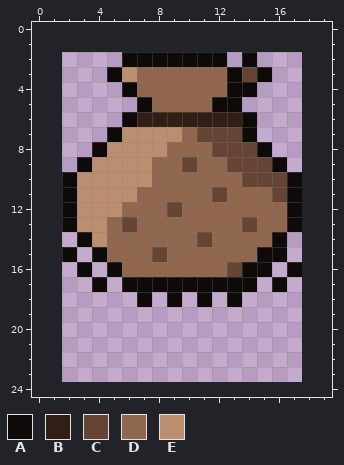
Edited in one commit: pixel-art file (ArtSource/pixel/dungeon27/prop_sack.aseprite). Above is the file before it was changed.
16x22 pixels, 1 frame. The old version is drawn lined up with the new one, on the new canvas.
Palette (. is transparent): A #0e0a0a  B #301f15  C #664434  D #90664e  E #ba8e6e
Pixels before, first column x 2:
 2 ....AAAAAAA.A...
 3 ...AEDDDDDDACA..
 4 ....ADDDDDDAA...
 5 .....ADDDDAA....
 6 ....ABBBBBBBA...
 7 ...AEEEEDCCCA...
 8 ..AEEEEDDDCCCA..
 9 .AEEEEDDCDDCCCA.
10 AEEEEEDDDDDDCCCA
11 AEEEEDDDDDCDDDCA
12 AEEEDDDCDDDDDDDA
13 AEEDCDDDDDDDCDDA
14 .AEDDDDDDCDDDDA.
15 A.ADDDCDDDDDDAA.
16 .A.ADDDDDDDCAA.A
17 ..A.AAAAAAAAA.A.
18 .....A.A.A.A....
The same view after the edit:
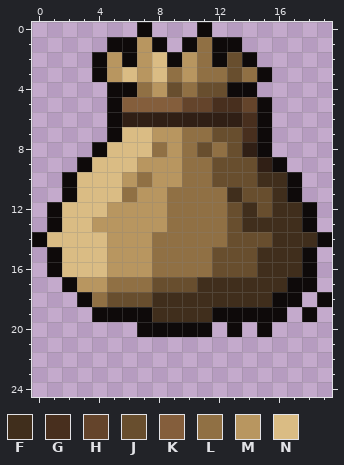
Colours new in this view: F #402e1c  G #482f1e  H #64442b  J #684e2e  K #845e3c  L #907044  M #b89660  N #dabc84
The edit:
canvas 16x22 -> 20x25, the old top-left corner now at 2,2
Changed rows in their new state; - is an unchanged pixel.
first column x 0:
 0 -------A---A--------
 1 -----AAMA-ALAA------
 2 ----AM-MN-ML-J------
 3 ----AMNMNLMLLJL-----
 4 -----A-LMJLJJ-------
 5 -----AKKKKHHGGHA----
 6 -----AB-------GA----
 7 ------NNMMLLJJGA----
 8 -----NNNLMLJLJB-----
 9 ----NNNMMMLLJJJB----
10 ---NNNMLMMLLJJJFF---
11 ---NNNLMMLLLLFJJF---
12 -ANNNMMMMLLLLJFJFFA-
13 -ANNMMMMMLLLLJFFFFA-
14 ANNNNMMMLLLLLJJJFFFA
15 -ANNNMMMLLLLJJJFFFA-
16 -ANNNMMMLLLLJJJFFFA-
17 --AMMLLLJJJFFFFFFAA-
18 ---ALJJJFFFFFFFFAA-A
19 ----AAAAFFFFAAAAA-A-
20 -------AAAAA-A-A----
Where, in picture pixels (left, top, right, bottom), the same in both pictures:
changed: (32, 22, 332, 337)
